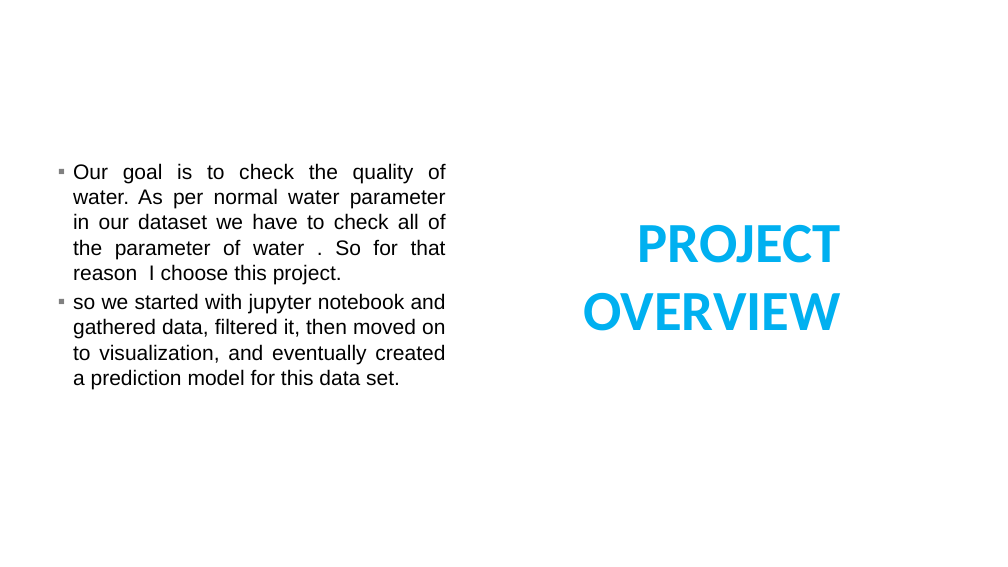
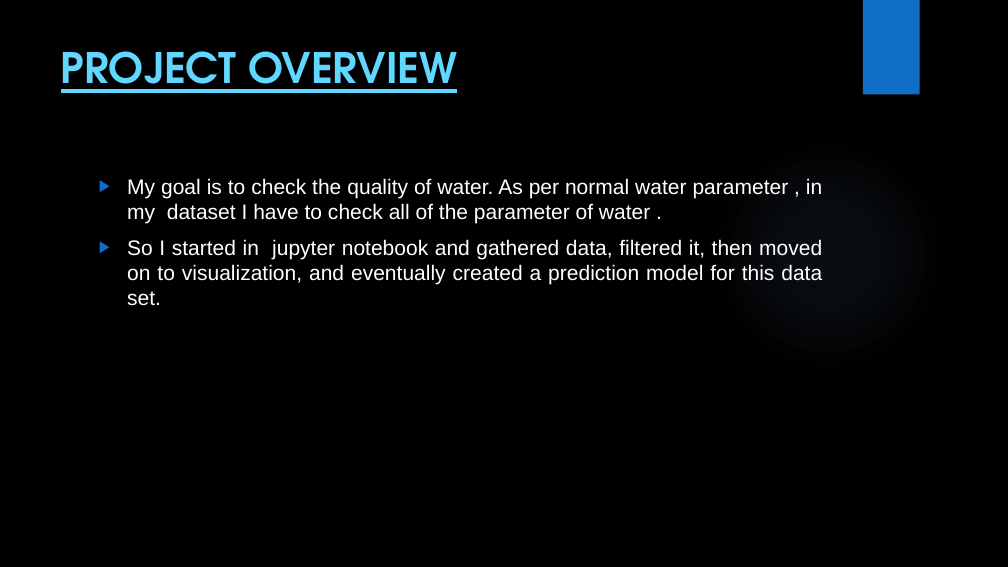
Before and after one commit to Manjima04/CORE-MODULE-5, a slide deck: slide 4 of Water Quality Data Analytics (1).pptx. Drawn at 1008x567 pixels with LibreOffice and Linux fonts; fonts in the diff are those of the drawing; background and template pictures are left out. Boxes give left, top, right and bottom in pixels: in the first picture for what was removed or moved away, otherwise in the second. Text is boxed around its words. In the diff, an @@ line names an element or a change of style, - is before the commit and + after.

```diff
--- a/Water Quality Data Analytics (1).pptx
+++ b/Water Quality Data Analytics (1).pptx
@@ background #FFFFFF to picture (left out) @@
@@ rectangle added at bbox=[863, 0, 920, 95], fill #0F6FC6 @@
@@ title "PROJECT OVERVIEW": place and size @@
-title "PROJECT OVERVIEW" at bbox=[583, 225, 841, 331]
+title "PROJECT OVERVIEW" at bbox=[61, 51, 457, 93]
@@ title "PROJECT OVERVIEW" at bbox=[61, 51, 457, 93]: size 54 to 40 pt, font Calibri to TeX Gyre Adventor, text colour #00B0F0 to #61D6FF, letter outline #59B0B9 0.52 pt to #009DD9 0.52 pt, underline on; alignment right to left; vertical alignment middle to top @@
@@ ellipse added at bbox=[712, 138, 944, 371], fill gradient #82B1E5 @@
@@ text "My goal is to check ..." at bbox=[127, 178, 822, 306]: vertical alignment middle to top @@
@@ text at bbox=[127, 178, 822, 306]: text changed; text colour #000000 to #FFFFFF @@
-▪ Our goal is to check the quality of water. As per normal water parameter in our dataset we have to check all of the parameter of water . So for that reason I choose this project.
-▪ so we started with jupyter notebook and gathered data, filtered it, then moved on to visualization, and eventually created a prediction model for this data set.
+▶ My goal is to check the quality of water. As per normal water parameter , in my dataset I have to check all of the parameter of water .
+▶ So I started in jupyter notebook and gathered data, filtered it, then moved on to visualization, and eventually created a prediction model for this data set.
```
Also in this commit, not shown: 9 other slides changed, 3 slides added, 1 slide removed, 2 other files.
